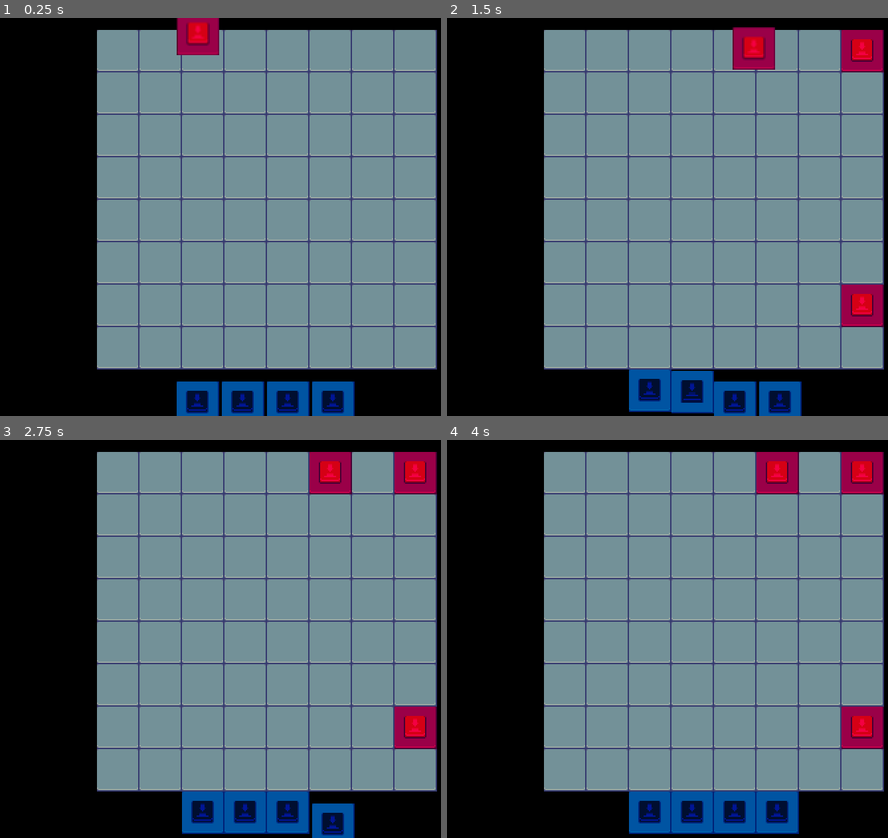
Above: before the commit, frames 1-4 (two rows, left to right).
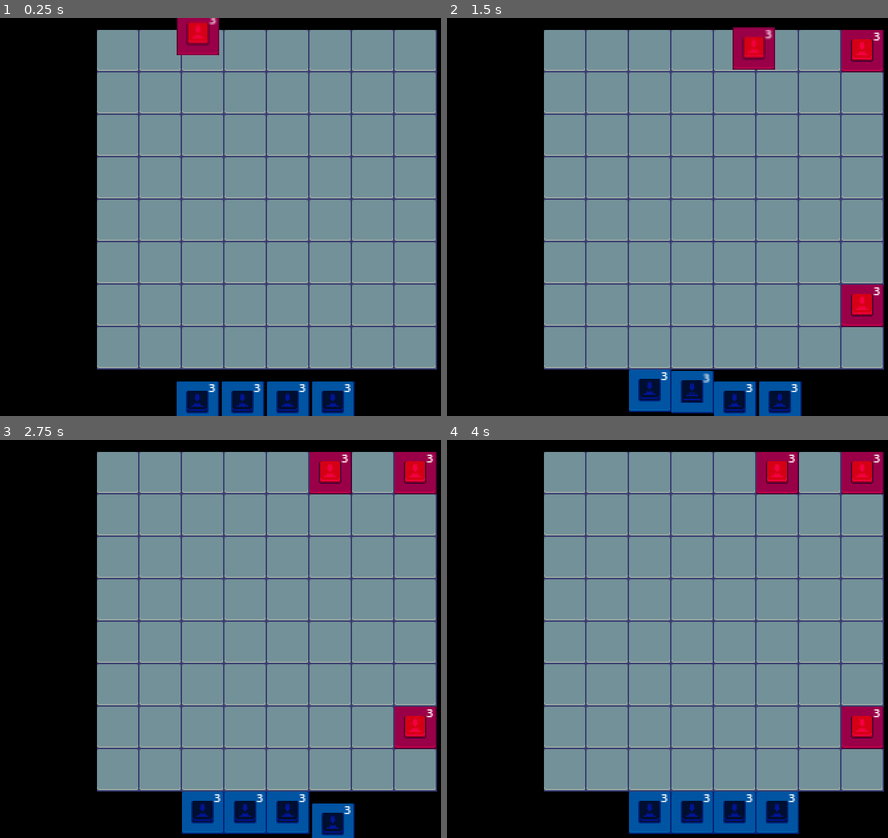
Above: after the commit, the same moments.

Repository: andresgamboaa/card-board-game-system
Game: Godot game, scene res://test.tscn
Same seed, same stepped clock (60 frames per second), same inputs: the game is played once before the commit and once after it.
Inputs (mouse positions are in pixels of both pictures, inside the frame that each line leads up to):
- Up to frame 1 (0.25 s): no input
- Up to frame 2 (1.5 s): move the mouse to (645, 404) at 0.52 s; click (645, 404) at 0.6 s; move the mouse to (689, 404) at 1.27 s; click (689, 404) at 1.35 s
- Up to frame 3 (2.75 s): tap Enter at 2 s; move the mouse to (286, 826) at 2.02 s; click (286, 826) at 2.1 s
- Up to frame 4 (4 s): tap Space at 2.75 s; move the mouse to (782, 826) at 2.77 s; click (782, 826) at 2.85 s; tap Enter at 3.5 s; move the mouse to (852, 698) at 3.52 s; click (852, 698) at 3.6 s

The runs differ from the first frame. In frame 1, 0.1% of the frame differs, in the area x 47-80%, y 0-94%; in frame 2, 0.2%, in the area x 48-99%, y 3-94%; in frame 3, 0.1%; in frame 4, 0.1%.

Commit message:
Refactor variable names

Diff:
--- a/option.gd
+++ /dev/null
@@ -1,6 +0,0 @@
-class_name Option
-
-var value
-
-func get_or(other):
-	return value if value else other
--- a/project.godot
+++ b/project.godot
@@ -24,6 +24,7 @@
 
 window/size/viewport_width=400
 window/size/viewport_height=300
+window/size/always_on_top=true
 window/stretch/mode="viewport"
 window/stretch/aspect="keep_width"
 
--- a/scenes/card.tscn
+++ b/scenes/card.tscn
@@ -25,6 +25,9 @@
 
 [sub_resource type="RectangleShape2D" id="RectangleShape2D_m8m0j"]
 size = Vector2(30, 30)
+
+[sub_resource type="LabelSettings" id="LabelSettings_218fx"]
+font_size = 9
 
 [node name="Card" type="Area2D"]
 monitoring = false
@@ -56,6 +59,14 @@
 [node name="IDLE" type="Node" parent="StateMachine"]
 script = ExtResource("7_25usj")
 
+[node name="Label" type="Label" parent="."]
+offset_left = 8.0
+offset_top = -18.0
+offset_right = 19.0
+offset_bottom = 3.0
+text = "3"
+label_settings = SubResource("LabelSettings_218fx")
+
 [connection signal="mouse_entered" from="." to="." method="_on_mouse_entered"]
 [connection signal="mouse_exited" from="." to="." method="_on_mouse_exited"]
 
--- a/scenes/enemy.tscn
+++ b/scenes/enemy.tscn
@@ -20,8 +20,12 @@
 "speed": 5.0
 }]
 
+[sub_resource type="LabelSettings" id="LabelSettings_akhkk"]
+font_size = 9
+
 [node name="Enemy" type="Node2D"]
 script = ExtResource("1_66phr")
+life = 8
 
 [node name="AnimatedSprite2D" type="AnimatedSprite2D" parent="."]
 modulate = Color(0.952941, 0, 0.337255, 1)
@@ -32,3 +36,11 @@
 
 [node name="Node" type="Node" parent="StateMachine"]
 script = ExtResource("4_lbr5e")
+
+[node name="Label" type="Label" parent="."]
+offset_left = 8.0
+offset_top = -18.0
+offset_right = 18.0
+offset_bottom = -2.0
+text = "3"
+label_settings = SubResource("LabelSettings_akhkk")
--- a/scenes/tile.tscn
+++ b/scenes/tile.tscn
@@ -33,7 +33,7 @@
 "speed": 5.0
 }]
 
-[node name="Cell" type="Node2D"]
+[node name="Tile" type="Node2D"]
 modulate = Color(0.717647, 0.717647, 0.717647, 1)
 texture_filter = 1
 script = ExtResource("1_5cfyq")
--- a/scripts/board.gd
+++ b/scripts/board.gd
@@ -5,7 +5,7 @@
 # CONSTS _______________________________________________________________________
 const WIDTH := 8
 const HEIGHT := WIDTH
-const CELL_SIZE := 32
+const TILE_SIZE := 32
 
 
 # PRIVATE VARIABLES ____________________________________________________________
@@ -14,76 +14,66 @@
 
 
 # PUBLIC METHODS _______________________________________________________________
-func contains(global_position:Vector2) -> bool:
-	var grid_width = CELL_SIZE * WIDTH
-	var grid_height = CELL_SIZE * HEIGHT
-	var offset = floor(CELL_SIZE / 2)
-	var rect = Rect2(
-		self.global_position - Vector2(offset, offset),
-		Vector2(grid_width, grid_height)
-	)
-	return rect.has_point(global_position)
-
 
 func get_snap_position(global_position: Vector2) -> Vector2:
 	return (
-		round(to_local(global_position) / CELL_SIZE) * CELL_SIZE +
+		round(to_local(global_position) / TILE_SIZE) * TILE_SIZE +
 		self.global_position
 	)
 
 
 func mark_valid_positions(global_positions) -> void:
 	for global_position in global_positions:
-		var cell: Cell = get_cell_at(global_position)
-		if is_instance_valid(cell):
-			cell.valid = true
+		var tile: Tile = get_tile_at(global_position)
+		if is_instance_valid(tile):
+			tile.valid = true
 
 
 func unmark_valid_positions() -> void:
-	for cell in _grid.values():
-		cell.valid = false
+	for tile in _grid.values():
+		tile.valid = false
 
 
-func is_position_valid(global_position: Vector2, only_clear_cells) -> bool:
-	var cell = get_cell_at(global_position)
-	if is_instance_valid(cell):
-		if only_clear_cells:
-			return cell.is_clear() and cell.valid
-		return cell.is_clear()
+func is_position_valid(global_position: Vector2, only_clear_tiles) -> bool:
+	var tile = get_tile_at(global_position)
+	if is_instance_valid(tile):
+		if only_clear_tiles:
+			return tile.is_clear() and tile.valid
+		return tile.is_clear()
 	else:
 		return false
 
 
-func get_cells() -> Array:
+func get_tiles() -> Array:
 	return _grid.values()
 
 
-func get_cell_at(global_position: Vector2) -> Cell:
+func get_tile_at(global_position: Vector2) -> Tile:
 	return _grid.get(global_to_grid_position(global_position))
 
 
 func add_card(card: Card) -> void:
-	var cell = get_cell_at(card.global_position)
-	if is_instance_valid(cell):
-		cell.add_card(card)
+	var tile = get_tile_at(card.global_position)
+	if is_instance_valid(tile):
+		tile.add_card(card)
 
 
 func clear_position(global_position: Vector2) -> void:
-	var cell = get_cell_at(global_position)
-	if is_instance_valid(cell):
-		cell.clear()
+	var tile = get_tile_at(global_position)
+	if is_instance_valid(tile):
+		tile.clear()
 
 
 func grid_position_to_local(grid_position: Vector2) -> Vector2:
-	return grid_position * CELL_SIZE
+	return grid_position * TILE_SIZE
 
 
 func global_to_grid_position(global_position: Vector2) -> Vector2:
-	return round(to_local(global_position) / CELL_SIZE)
+	return round(to_local(global_position) / TILE_SIZE)
 
 
 func to_grid_position(local_position: Vector2) -> Vector2:
-	return floor(local_position / CELL_SIZE)
+	return floor(local_position / TILE_SIZE)
 
 
 # PRIVATE METHODS ______________________________________________________________
@@ -92,11 +82,11 @@
 
 	for x in WIDTH:
 		for y in HEIGHT:
-			var cell: Node2D = _tile_scene.instantiate()
-			cell.position.x = CELL_SIZE * x
-			cell.position.y = CELL_SIZE * y
-			grid[to_grid_position(cell.position)] = cell
-			add_child(cell)
+			var tile: Node2D = _tile_scene.instantiate()
+			tile.position.x = TILE_SIZE * x
+			tile.position.y = TILE_SIZE * y
+			grid[to_grid_position(tile.position)] = tile
+			add_child(tile)
 
 	return grid
 
--- a/scripts/cell.gd
+++ b/scripts/cell.gd
@@ -1,4 +1,4 @@
-class_name Cell extends Node2D
+class_name Tile extends Node2D
 
 var content:
 	set(value):
--- a/scripts/enemy.gd
+++ b/scripts/enemy.gd
@@ -2,7 +2,10 @@
 
 
 # Properties ___________________________________________________________________
-@export var life := 2
+@export var life := 2:
+	set(value):
+		life = value
+
 @export var animation_duration := 0.5
 
 
--- a/scripts/enemy_manager.gd
+++ b/scripts/enemy_manager.gd
@@ -7,11 +7,11 @@
 
 
 func spawn_enemies(number: int) -> void:
-	var cells = Global.board.get_cells() as Array[Cell]
+	var tiles = Global.board.get_tiles() as Array[Tile]
 
 	for i in range(number):
-		var cell = cells[randi_range(0, len(cells)-1)]
+		var tile = tiles[randi_range(0, len(tiles)-1)]
 		var enemy = enemy_scene.instantiate() as Enemy
 		add_child(enemy)
-		await enemy.snap_to(cell.global_position)
-		cell.add_card(enemy)
+		await enemy.snap_to(tile.global_position)
+		tile.add_card(enemy)
Not shown: 1 places in scenes/card.tscn that only renumber resources
Not shown: 1 places in scenes/enemy.tscn that only renumber resources
